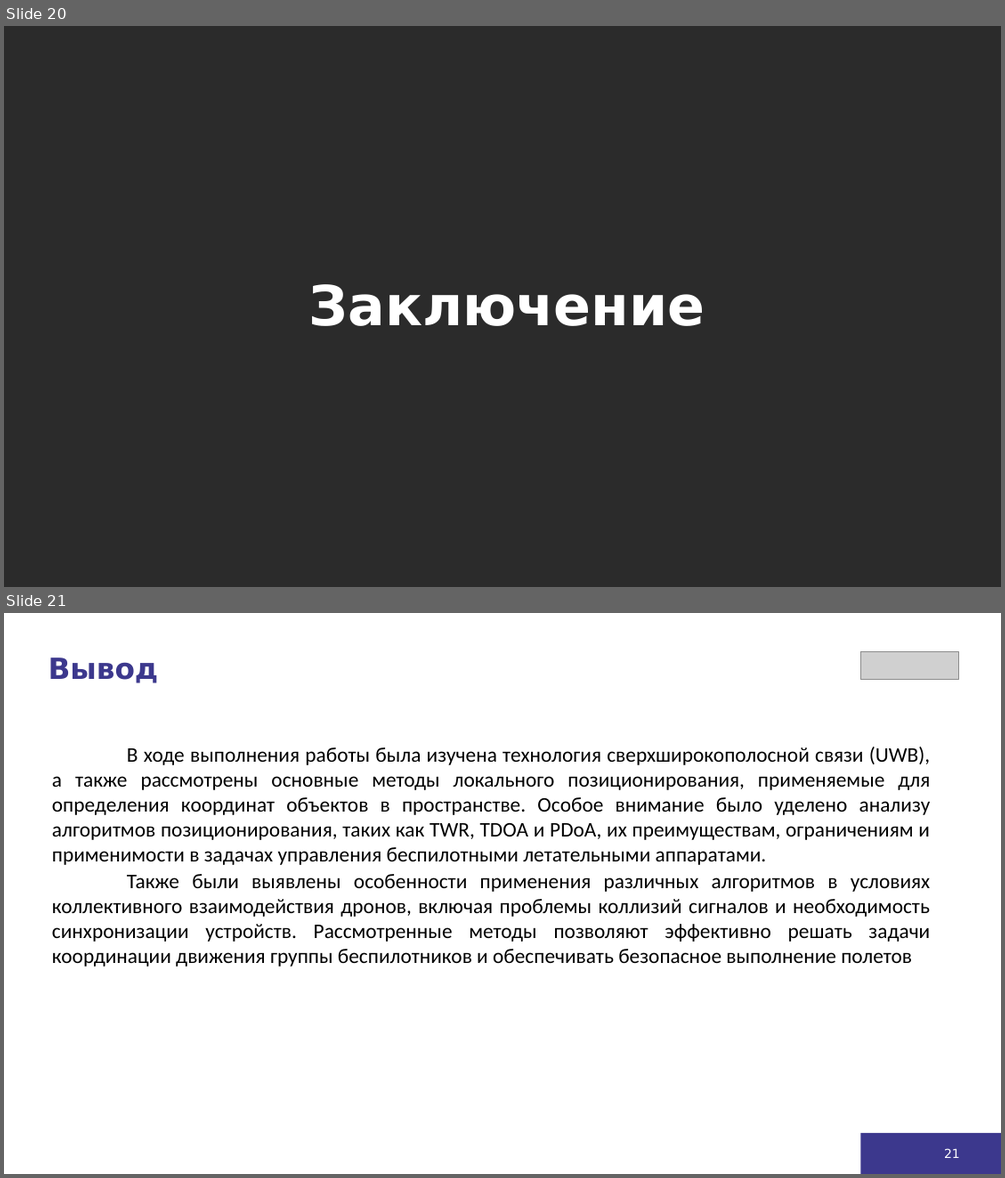
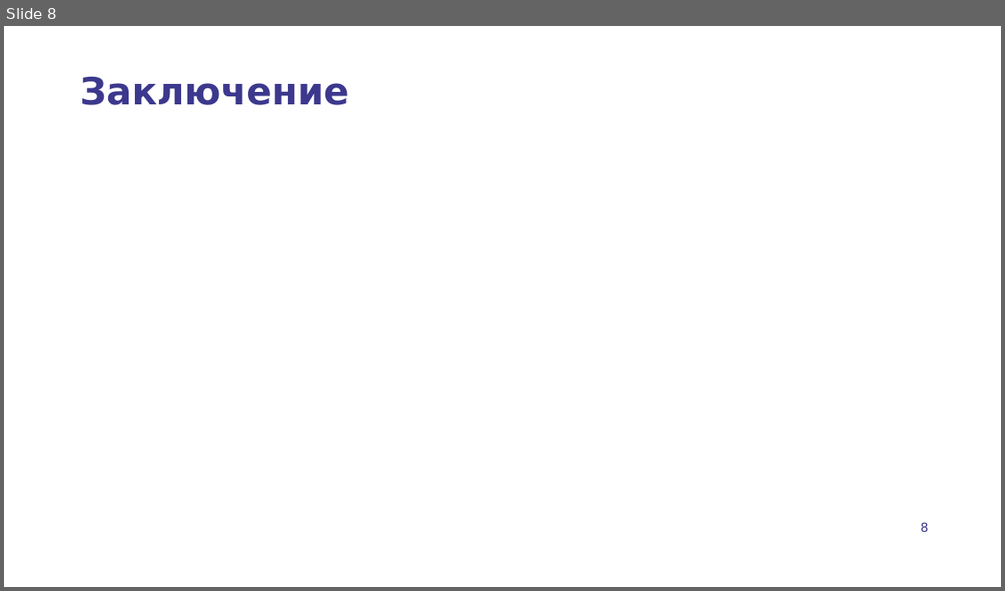
Before and after one commit to FortyClock/uwb-diploma, a slide deck: uwb_presentation.pptx. Shown one above the other, each under a label of ours: slides 20 and 21 before the commit, slide 8 after it. The pictures are 1005x1178 and 1005x591 pixels, drawn with LibreOffice and Linux fonts; fonts in the diff are those of the drawing; grey boxes stand for pictures; background and template pictures are left out; a plain dark background stands for a picture behind light text. Boxes give left, top, right and bottom in pixels: in the first picture for what was removed or moved away, otherwise in the second. Text is boxed around its words. In the diff, an @@ line names an element or a change of style, - is before the commit and + after.

```diff
--- a/uwb_presentation.pptx
+++ b/uwb_presentation.pptx
@@ slide 21 removed at (x1=4, y1=613, x2=1001, y2=1174), background #FFFFFF @@
@@ text removed at (x1=48, y1=657, x2=159, y2=683) @@
-Вывод
@@ picture removed at (x1=861, y1=652, x2=959, y2=680) @@
@@ text removed at (x1=52, y1=747, x2=930, y2=966) @@
-В ходе выполнения работы была изучена технология сверхширокополосной связи (UWB), а также рассмотрены основные методы локального позиционирования, применяемые для определения координат объектов в пространстве. Особое внимание было уделено анализу алгоритмов позиционирования, таких как TWR, TDOA и PDoA, их преимуществам, ограничениям и применимости в задачах управления беспилотными летательными аппаратами.
-Также были выявлены особенности применения различных алгоритмов в условиях коллективного взаимодействия дронов, включая проблемы коллизий сигналов и необходимость синхронизации устройств. Рассмотренные методы позволяют эффективно решать задачи координации движения группы беспилотников и обеспечивать безопасное выполнение полетов
@@ rectangle removed at (x1=861, y1=1133, x2=1001, y2=1174) @@
@@ page number removed at (x1=944, y1=1148, x2=960, y2=1158) @@
-21
@@ what was slide 20 is now slide 8 @@
@@ slide 8 changed as well @@
@@ background picture (left out) to #FFFFFF @@
@@ title "Заключение" moved from (x1=309, y1=284, x2=705, y2=326) to (x1=80, y1=77, x2=348, y2=105) @@
@@ title "Заключение" at (x1=80, y1=77, x2=348, y2=105): size 53 to 36 pt, text colour #FFFFFF to #3C388D; less space between paragraphs @@
@@ page number added at (x1=921, y1=522, x2=929, y2=532), 12 pt, text #3C388D @@
+8
```
Also in this commit, not shown: 8 slides added, 20 other slides removed.
